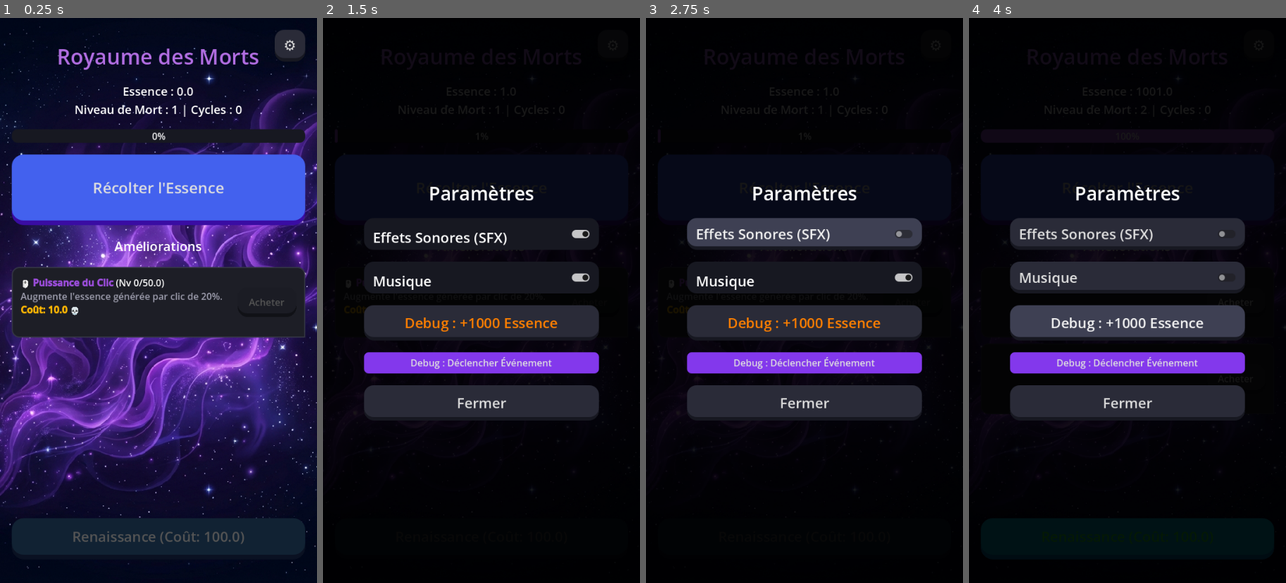
Above: before the commit, frames 1-4 (left to right).
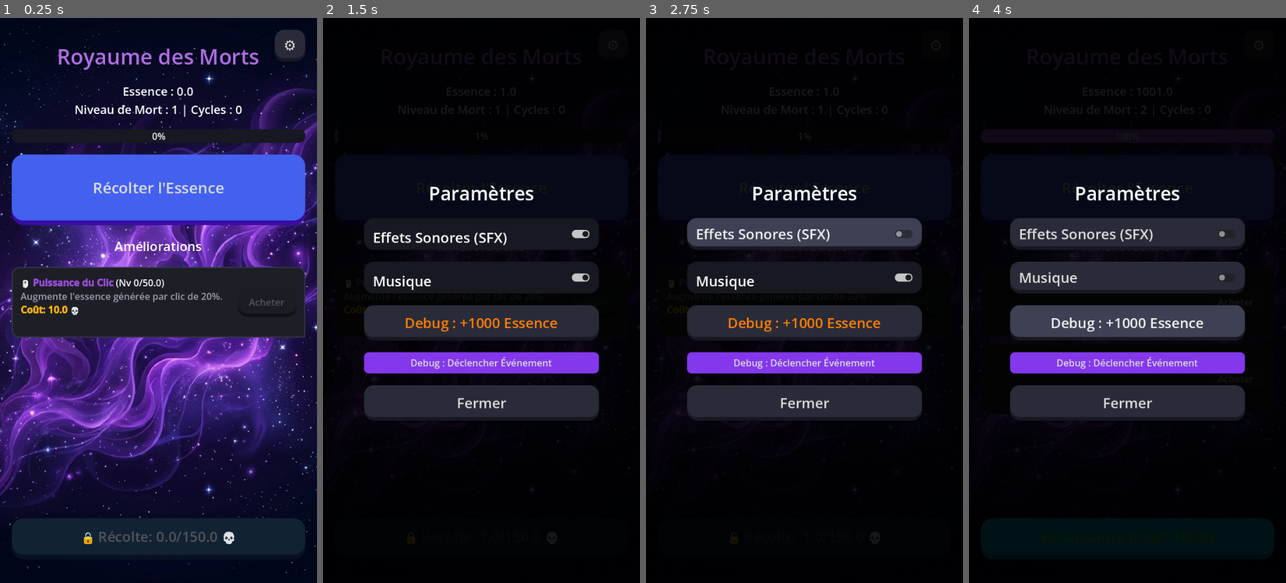
Above: after the commit, the same moments.

Repository: cedpru/idle-after-death-clicker
Game: Godot game, scene res://scenes/DeathScene.tscn
Two runs of this game, one before a commit and one after it. Both use one fixed random seed, a clock stepped at 60 frames per second and the inputs below.
Inputs:
- Up to frame 1 (0.25 s): no input
- Up to frame 2 (1.5 s): click "Récolter l'Essence" at 0.5 s; click "⚙️" at 1.25 s
- Up to frame 3 (2.75 s): click "Effets Sonores (SFX)" at 2 s
- Up to frame 4 (4 s): click "Musique" at 2.75 s; click "Debug : +1000 Essence" at 3.5 s

The runs differ from the first frame. In frame 1, 0.5% of the frame differs, in the area x 23-78%, y 90-94%; in frame 2, less than 0.1%; in frame 3, less than 0.1%; in frame 4, nothing differs.

Commit message:
fix: implement active cycle harvest block to prevent instant consecutive rebirths

Diff:
--- a/scripts/DeathScene.gd
+++ b/scripts/DeathScene.gd
@@ -310,8 +310,13 @@
 			# Dark gray text style for lock
 			#rebirth_button.add_theme_color_override("font_color", Color(0.6, 0.6, 0.6))
 	else:
-		rebirth_button.text = "Renaissance (Coût: " + str(floor(rebirth_cost)) + ")"
-		rebirth_button.disabled = Global.essence < rebirth_cost
+		var required_harvest = max(rebirth_cost * 0.4, 150.0)
+		if Global.cycle_essence_harvested < required_harvest:
+			rebirth_button.text = "🔒 Récolte: " + str(floor(Global.cycle_essence_harvested)) + "/" + str(floor(required_harvest)) + " 💀"
+			rebirth_button.disabled = true
+		else:
+			rebirth_button.text = "Renaissance (Coût: " + str(floor(rebirth_cost)) + ")"
+			rebirth_button.disabled = Global.essence < rebirth_cost
 
 func _on_upgrade_pressed(upgrade_id: String):
 	Global.purchase_upgrade(upgrade_id)
@@ -326,9 +331,11 @@
 		if total_upgrades >= 15:
 			get_tree().change_scene_to_file("res://scenes/AscensionScene.tscn")
 	elif Global.essence >= rebirth_cost:
-		Global.essence -= rebirth_cost
-		Global.rebirth()
-		get_tree().change_scene_to_file("res://scenes/LifeScene.tscn")
+		var required_harvest = max(rebirth_cost * 0.4, 150.0)
+		if Global.cycle_essence_harvested >= required_harvest:
+			Global.essence -= rebirth_cost
+			Global.rebirth()
+			get_tree().change_scene_to_file("res://scenes/LifeScene.tscn")
 
 func _on_settings_pressed():
 	settings_panel.visible = true
--- a/scripts/Global.gd
+++ b/scripts/Global.gd
@@ -8,6 +8,7 @@
 var death_level: int = 1
 var cycles: int = 0
 var lives: Array = []
+var cycle_essence_harvested: float = 0.0
 
 var upgrades_data: Array = []
 var purchased_upgrades: Dictionary = {} # e.g. {"upgrade_id": level}
@@ -139,6 +140,7 @@
 func add_essence(amount: float):
 	essence += amount
 	total_essence += amount
+	cycle_essence_harvested += amount
 	check_death_level()
 
 func check_death_level():
@@ -178,6 +180,7 @@
 
 func rebirth():
 	cycles += 1
+	cycle_essence_harvested = 0.0
 	generate_life()
 	save_game()
 
@@ -239,7 +242,8 @@
 		"purchased_upgrades": purchased_upgrades,
 		"ascension_multiplier": ascension_multiplier,
 		"sfx_enabled": sfx_enabled,
-		"music_enabled": music_enabled
+		"music_enabled": music_enabled,
+		"cycle_essence_harvested": cycle_essence_harvested
 	}
 
 	var file = FileAccess.open(save_path, FileAccess.WRITE)
@@ -269,6 +273,7 @@
 			ascension_multiplier = data.get("ascension_multiplier", 1.0)
 			sfx_enabled = data.get("sfx_enabled", true)
 			music_enabled = data.get("music_enabled", true)
+			cycle_essence_harvested = data.get("cycle_essence_harvested", 0.0)
 		file.close()
 
 var ascension_multiplier: float = 1.0
@@ -280,6 +285,7 @@
 	idle_generation = 0.0
 	death_level = 1
 	cycles = 0
+	cycle_essence_harvested = 0.0
 	lives.clear()
 	purchased_upgrades.clear()
 	save_game()
